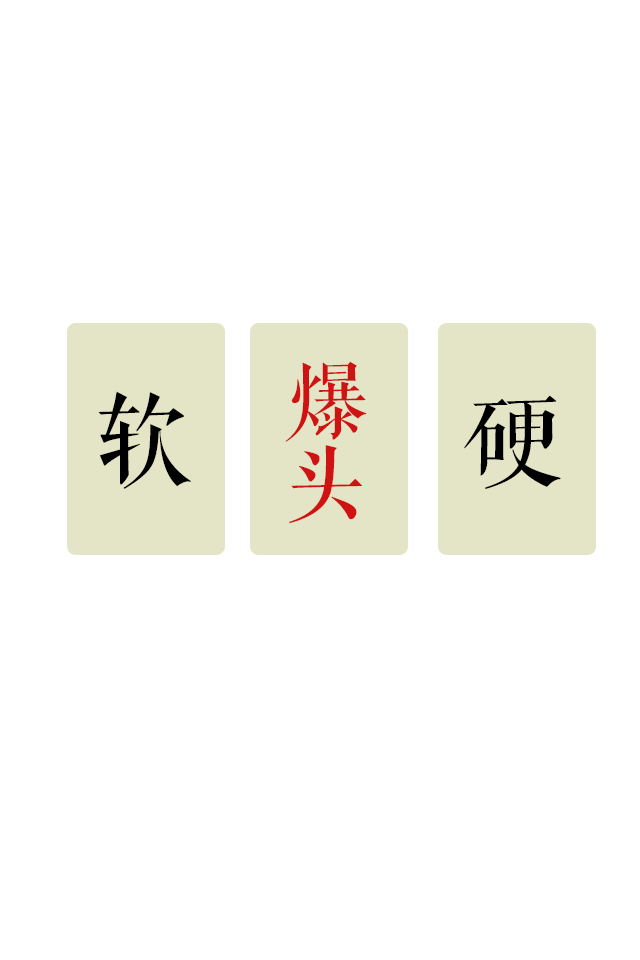
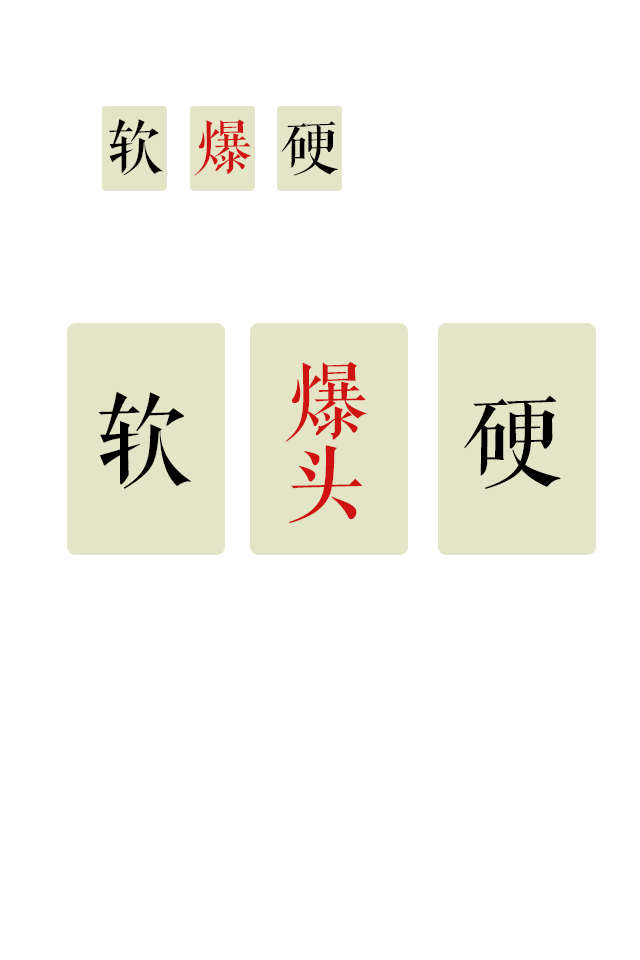
Layers edited between the first and the second 640x960 image:
added layer "硬" (1st of 2) above "Layer 1 copy 5" over [281, 121, 338, 176]
added layer "Layer 1 copy 5" above "爆" over [277, 106, 342, 191]
added layer "爆" above "Layer 1 copy 4" over [194, 119, 251, 176]
added layer "Layer 1 copy 4" above "软" over [190, 106, 255, 191]
added layer "软" (1st of 2) above "Layer 1 copy 3" over [108, 118, 163, 176]
added layer "Layer 1 copy 3" above "爆 头" over [102, 106, 167, 191]
